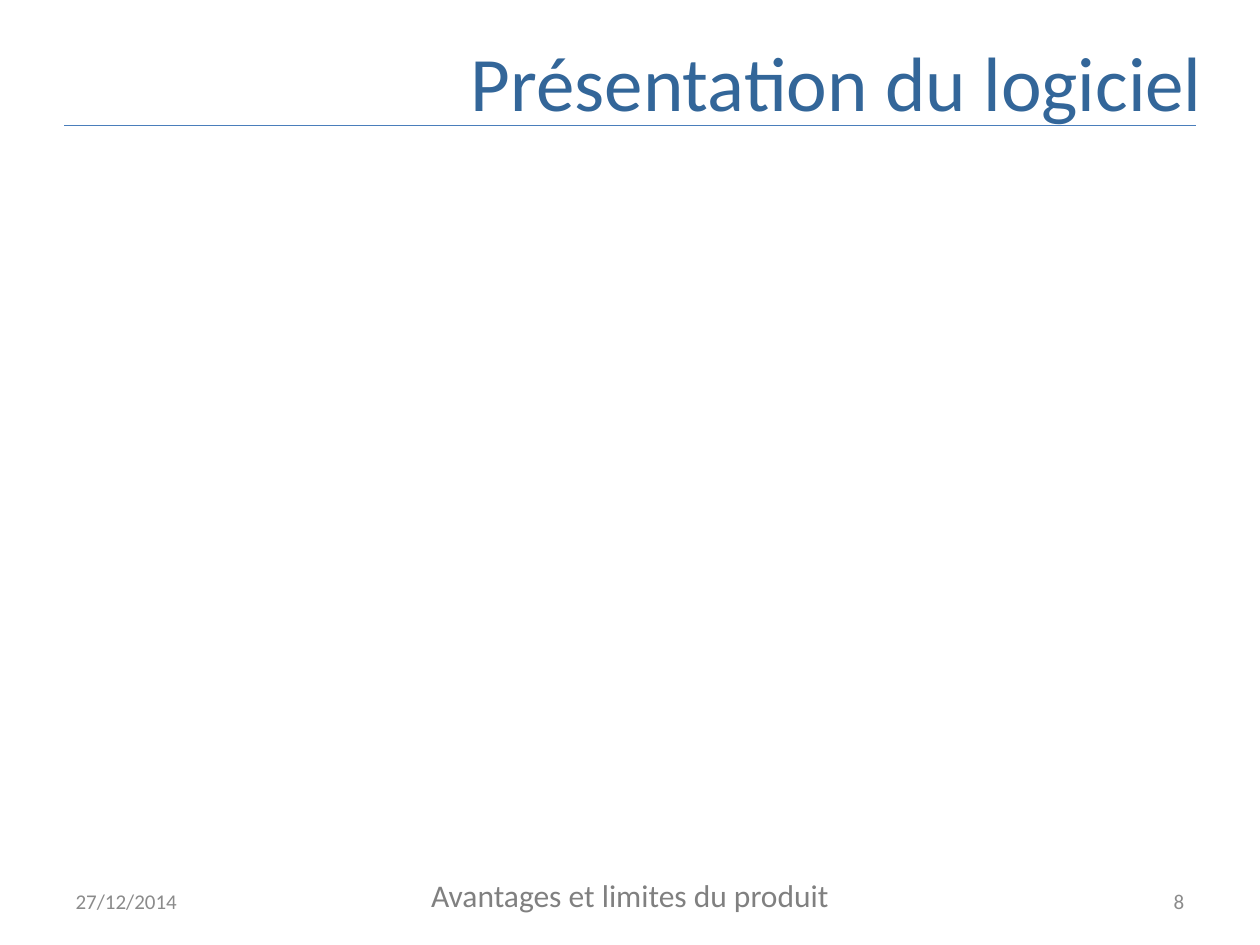
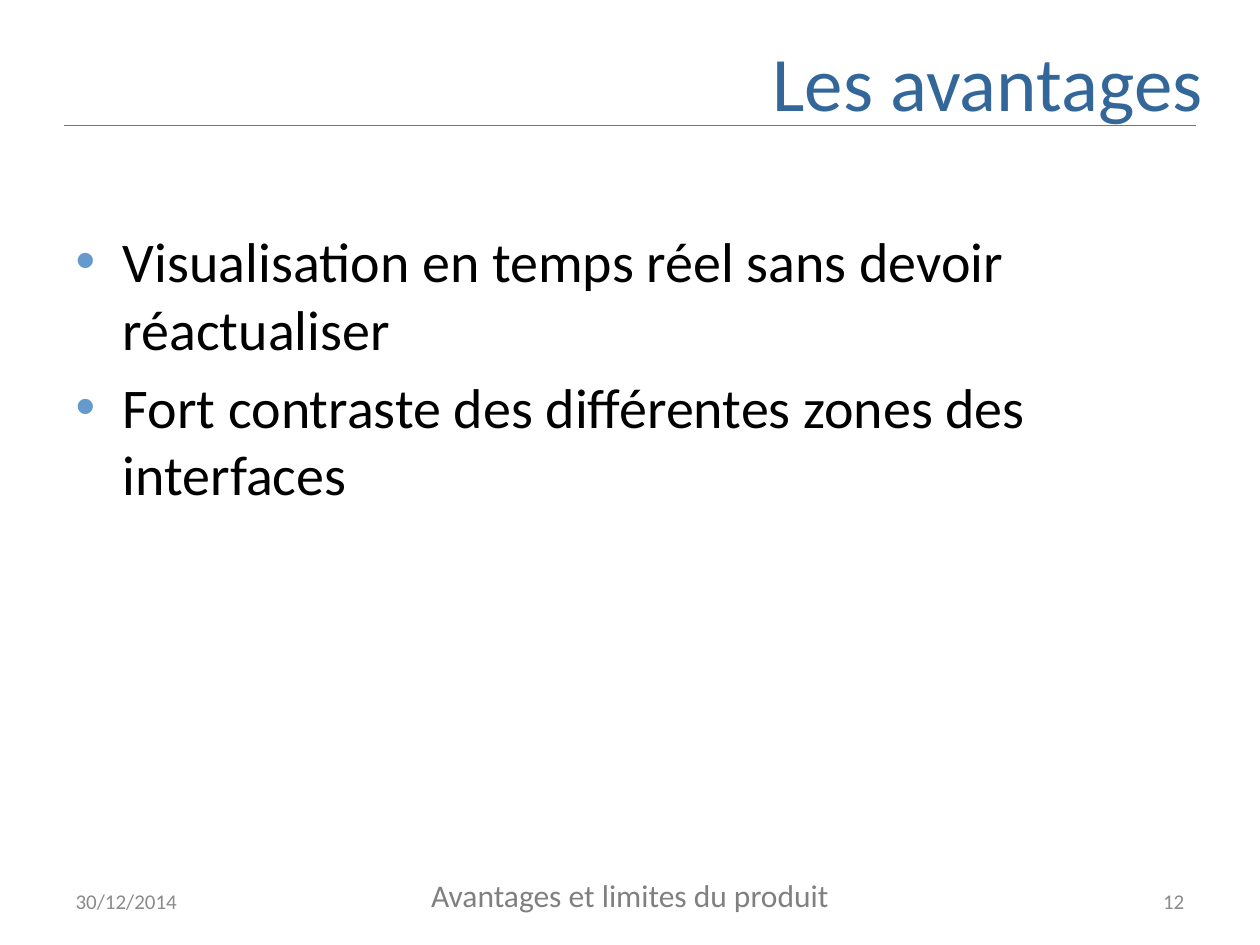
Before and after one commit to AppInfoCPE/genielog, a slide deck: slide 12 of Documentation/presentation.pptx (slide 8 before the commit). Drawn at 1260x945 pixels with LibreOffice and Linux fonts; fonts in the diff are those of the drawing. Boxes give left, top, right and bottom in pixels: in the first picture for what was removed or moved away, otherwise in the second. Text is boxed around its words. In the diff, an @@ line names an element or a change of style, - is before the commit and + after.

```diff
--- a/Documentation/presentation.pptx
+++ b/Documentation/presentation.pptx
@@ title at (x1=773, y1=61, x2=1203, y2=126): text changed @@
-Présentation du logiciel
+Les avantages
@@ text added at (x1=123, y1=243, x2=1025, y2=496), 32 pt, text #000000 @@
+• Visualisation en temps réel sans devoir réactualiser
+• Fort contraste des différentes zones des interfaces
@@ text at (x1=76, y1=894, x2=177, y2=910): text changed @@
-27/12/2014
+30/12/2014
@@ page number at (x1=1163, y1=895, x2=1184, y2=909): text changed @@
-8
+12
```
Also in this commit, not shown: 10 other slides changed, 5 slides added, 2 other files.
